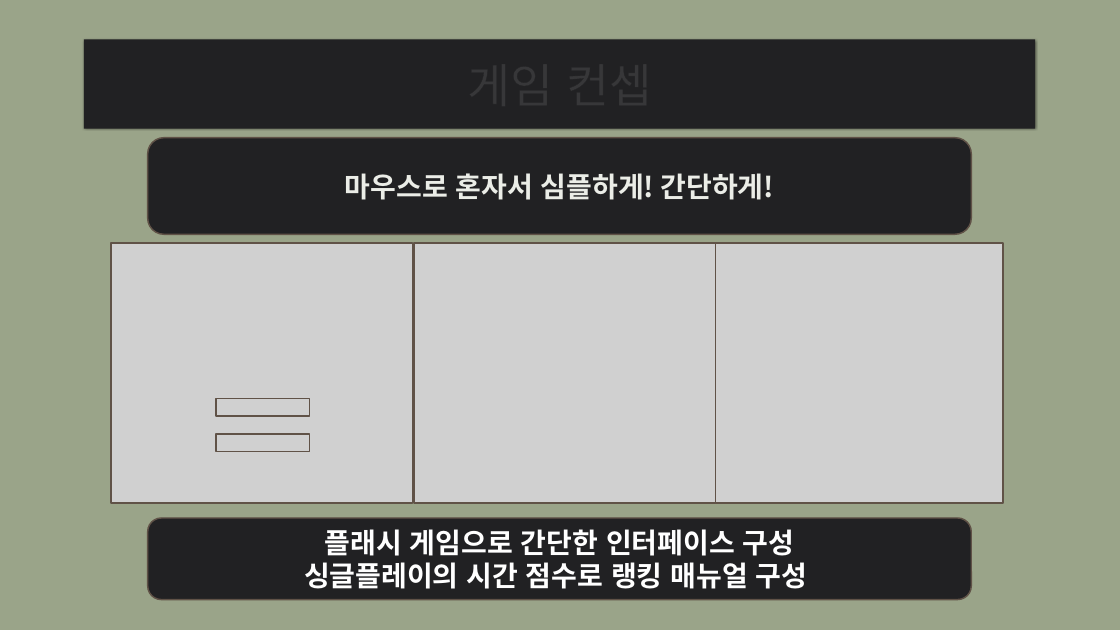
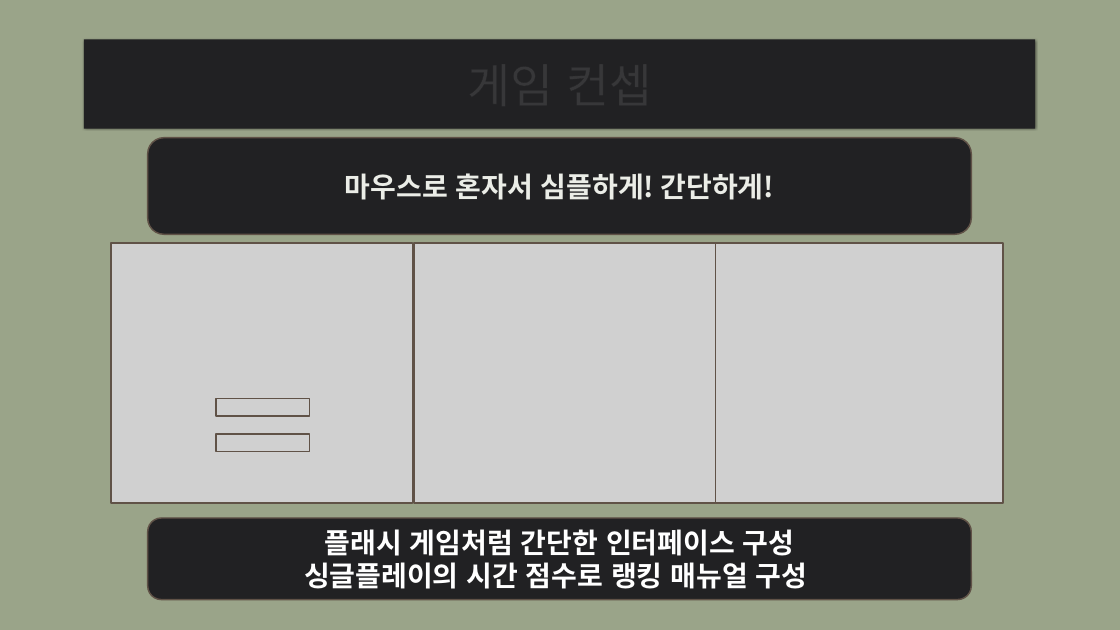
Before and after one commit to kim789so/kimsangsoo, a slide deck: slide 2 of 2차발표 2014180049 김상수.pptx. Drawn at 1120x630 pixels with LibreOffice and Linux fonts; fonts in the diff are those of the drawing; grey boxes stand for pictures. Boxes give left, top, right and bottom in pixels: in the first picture for what was removed or moved away, otherwise in the second. Text is boxed around its words. In the diff, an @@ line names an element or a change of style, - is before the commit and + after.

```diff
--- a/2차발표 2014180049 김상수.pptx
+++ b/2차발표 2014180049 김상수.pptx
@@ text in rounded rectangle at (325, 529, 795, 556): text changed @@
-플래시 게임으로 간단한 인터페이스 구성
+플래시 게임처럼 간단한 인터페이스 구성
```
Also in this commit, not shown: 2 other slides changed.
